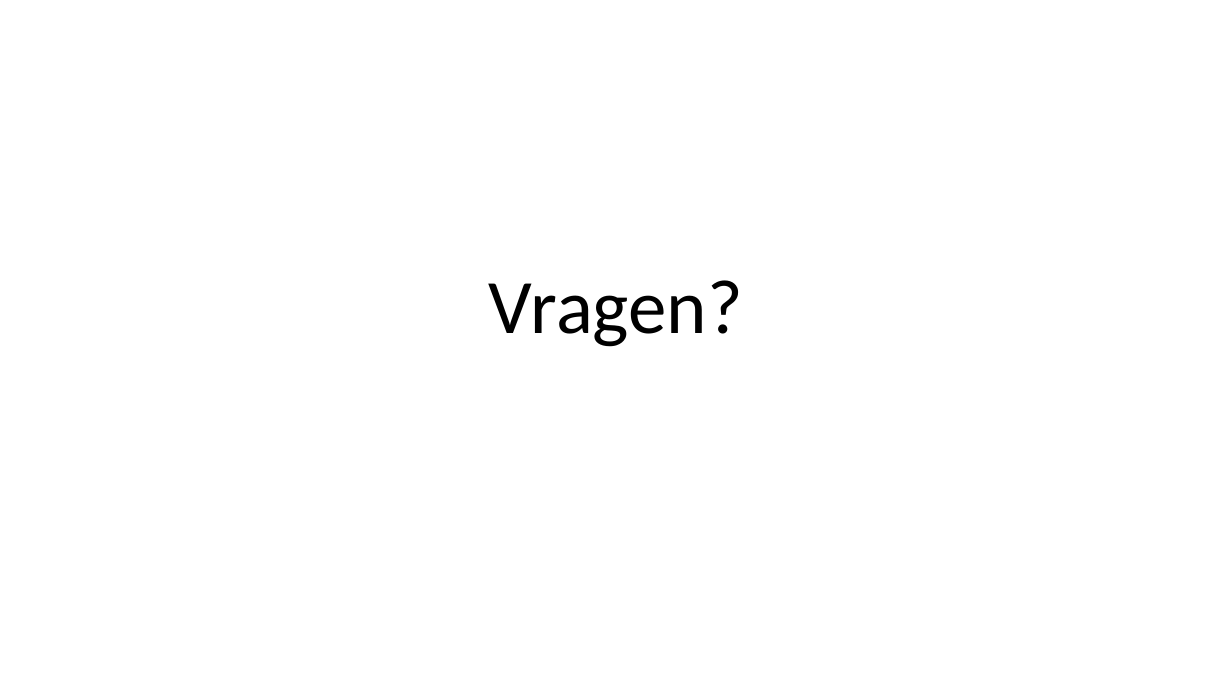
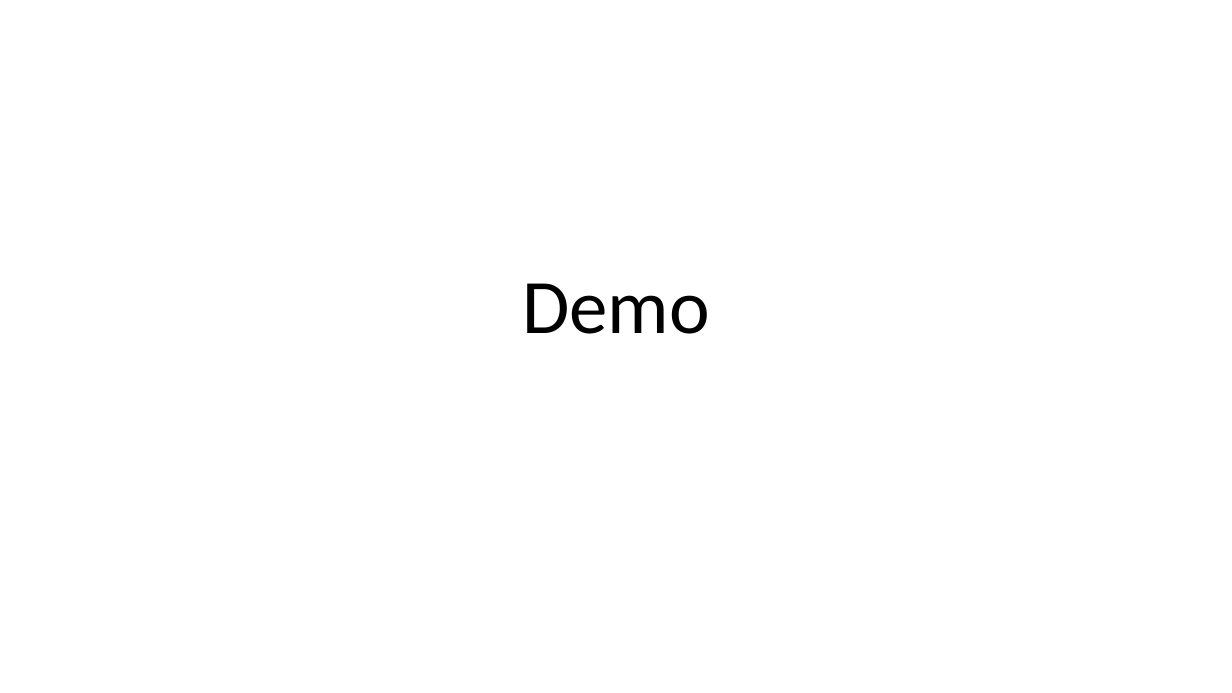
Before and after one commit to HeinPauwelyn/SmartBox, a slide deck: slide 13 of Presentatie.pptx. Drawn at 1232x693 pixels with LibreOffice and Linux fonts; fonts in the diff are those of the drawing. Boxes give left, top, right and bottom in pixels: in the first picture for what was removed or moved away, otherwise in the second. Text is boxed around its words. In the diff, an @@ line names an element or a change of style, - is before the commit and + after.

```diff
--- a/Presentatie.pptx
+++ b/Presentatie.pptx
@@ title at (522,283,710,334): text changed @@
-Vragen?
+Demo
```
